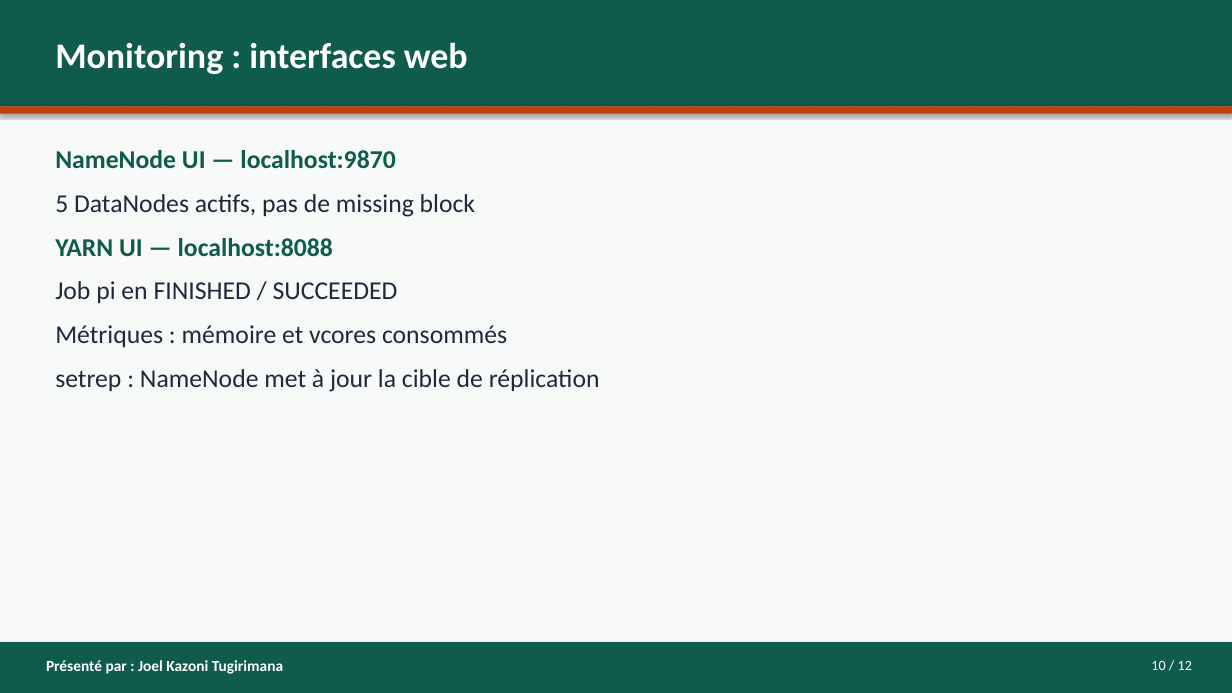
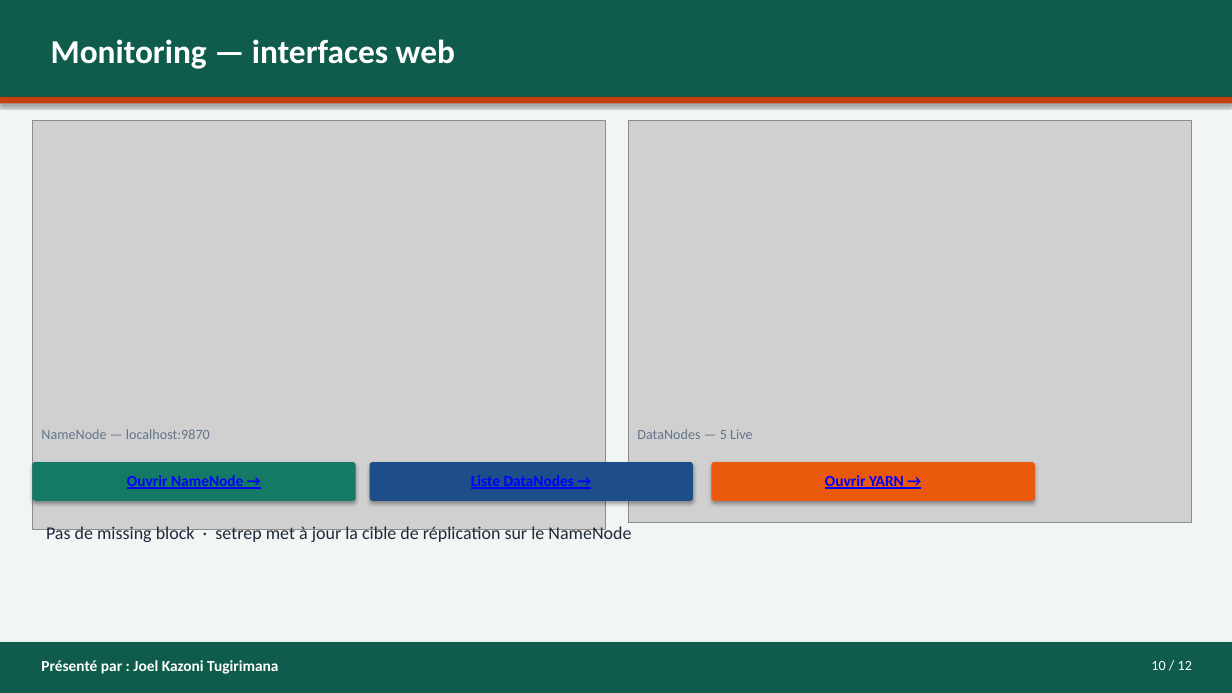
Before and after one commit to asinyopetro/Les_Hadoop_Riders_G4, a slide deck: slide 10 of presentation/PRESENTATION-G4-Les_Hadoop_Riders.pptx. Drawn at 1232x693 pixels with LibreOffice and Linux fonts; fonts in the diff are those of the drawing; grey boxes stand for pictures. Boxes give left, top, right and bottom in pixels: in the first picture for what was removed or moved away, otherwise in the second. Text is boxed around its words. In the diff, an @@ line names an element or a change of style, - is before the commit and + after.

```diff
--- a/presentation/PRESENTATION-G4-Les_Hadoop_Riders.pptx
+++ b/presentation/PRESENTATION-G4-Les_Hadoop_Riders.pptx
@@ rectangle resized from (x1=0, y1=0, x2=1232, y2=106) to (x1=0, y1=0, x2=1232, y2=97) @@
@@ rectangle at (x1=0, y1=0, x2=1232, y2=693): fill #F8FAF9 to #F1F5F4 @@
@@ text at (x1=51, y1=39, x2=455, y2=69): text changed; size 28 to 26 pt @@
-Monitoring : interfaces web
+Monitoring — interfaces web
@@ rectangle moved from (x1=0, y1=106, x2=1232, y2=114) to (x1=0, y1=97, x2=1232, y2=104) @@
@@ picture added at (x1=32, y1=120, x2=605, y2=530) @@
@@ picture added at (x1=628, y1=120, x2=1192, y2=523) @@
@@ text removed at (x1=55, y1=150, x2=600, y2=392) @@
-NameNode UI — localhost:9870
-5 DataNodes actifs, pas de missing block
-YARN UI — localhost:8088
-Job pi en FINISHED / SUCCEEDED
-Métriques : mémoire et vcores consommés
-setrep : NameNode met à jour la cible de réplication
@@ text added at (x1=41, y1=429, x2=210, y2=439), 11 pt, text #64748B @@
+NameNode — localhost:9870
@@ text added at (x1=637, y1=429, x2=752, y2=439), 11 pt, text #64748B @@
+DataNodes — 5 Live
@@ rounded rectangle added at (x1=32, y1=462, x2=356, y2=501), fill #147A66 @@
@@ text added at (x1=127, y1=475, x2=243, y2=489), 12 pt, text #0000FF, bold, underline @@
+Ouvrir NameNode →
@@ rounded rectangle added at (x1=370, y1=462, x2=693, y2=501), fill #1D4E89 @@
@@ text added at (x1=471, y1=475, x2=574, y2=489), 12 pt, text #0000FF, bold, underline @@
+Liste DataNodes →
@@ rounded rectangle added at (x1=712, y1=462, x2=1035, y2=501), fill #EA580C @@
@@ text added at (x1=825, y1=475, x2=904, y2=489), 12 pt, text #0000FF, bold, underline @@
+Ouvrir YARN →
@@ text added at (x1=46, y1=525, x2=631, y2=542), 14 pt, text #1E293B @@
+Pas de missing block · setrep met à jour la cible de réplication sur le NameNode
@@ text "Présenté par : Joel Kazoni ..." moved from (x1=46, y1=660, x2=283, y2=674) to (x1=41, y1=660, x2=278, y2=674) @@
```
Also in this commit, not shown: 10 other slides changed, 1 slide added, 1 slide removed, 1 other file.
